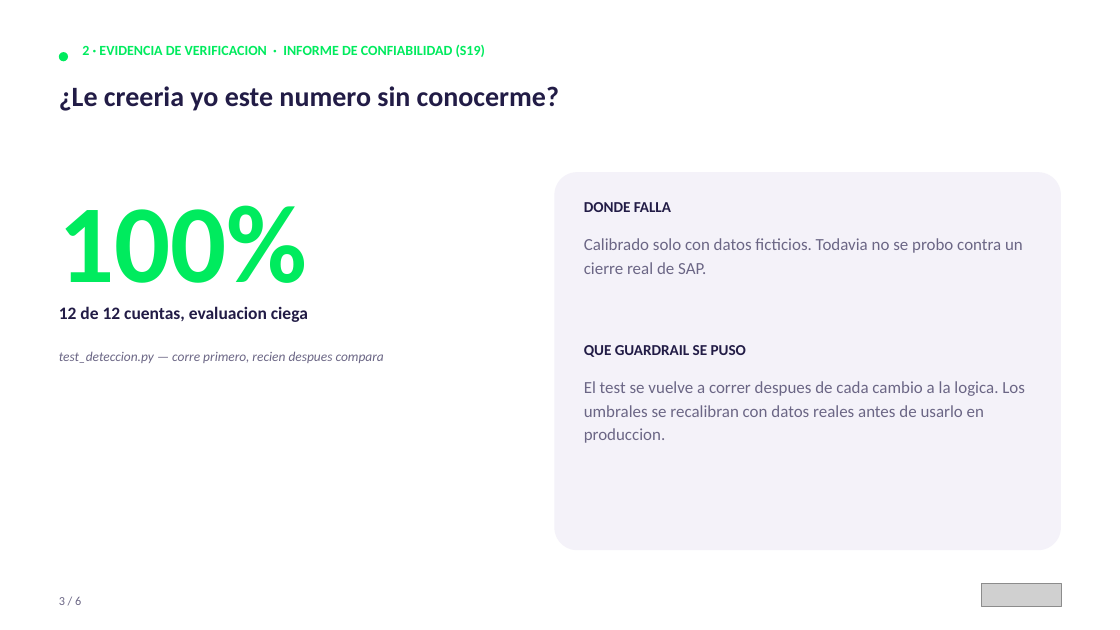
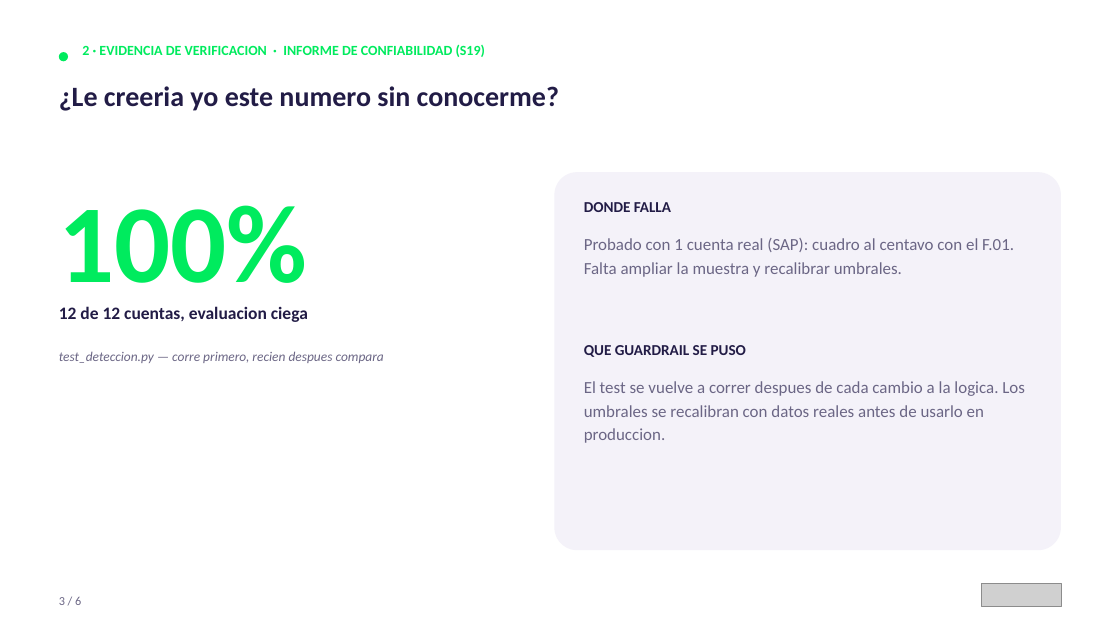
Before and after one commit to mdani6010-sys/analisis-inteligente-cuentas, a slide deck: slide 3 of presentacion-analisis-cuentas.pptx. Drawn at 1120x630 pixels with LibreOffice and Linux fonts; fonts in the diff are those of the drawing; grey boxes stand for pictures. Boxes give left, top, right and bottom in pixels: in the first picture for what was removed or moved away, otherwise in the second. Text is boxed around its words. In the diff, an @@ line names an element or a change of style, - is before the commit and + after.

Commit message:
Actualiza lamina 3: evidencia de verificacion ahora incluye dato real
El recuadro "DONDE FALLA" decia "calibrado solo con datos ficticios,
todavia no se probo contra un cierre real de SAP" -- eso ya no es
cierto despues de la validacion de hoy (ver prd-v2.md, punto 14).

Se actualiza el texto de la lamina y las notas del orador para reflejar
que ya se probo contra 1 cuenta real (234101) y el saldo del auxiliar
cuadro al centavo con el F.01, sin perder la honestidad del guardrail:
sigue faltando ampliar la muestra y recalibrar umbrales con datos reales.
El numero grande (100%, 12/12) no cambia -- ese sigue siendo sobre el
dataset ficticio de test_deteccion.py, es una medicion distinta.

```diff
--- a/presentacion-analisis-cuentas.pptx
+++ b/presentacion-analisis-cuentas.pptx
@@ text at box(584, 238, 1014, 277): text changed @@
-Calibrado solo con datos ficticios. Todavia no se probo contra un cierre real de SAP.
+Probado con 1 cuenta real (SAP): cuadro al centavo con el F.01. Falta ampliar la muestra y recalibrar umbrales.
```
